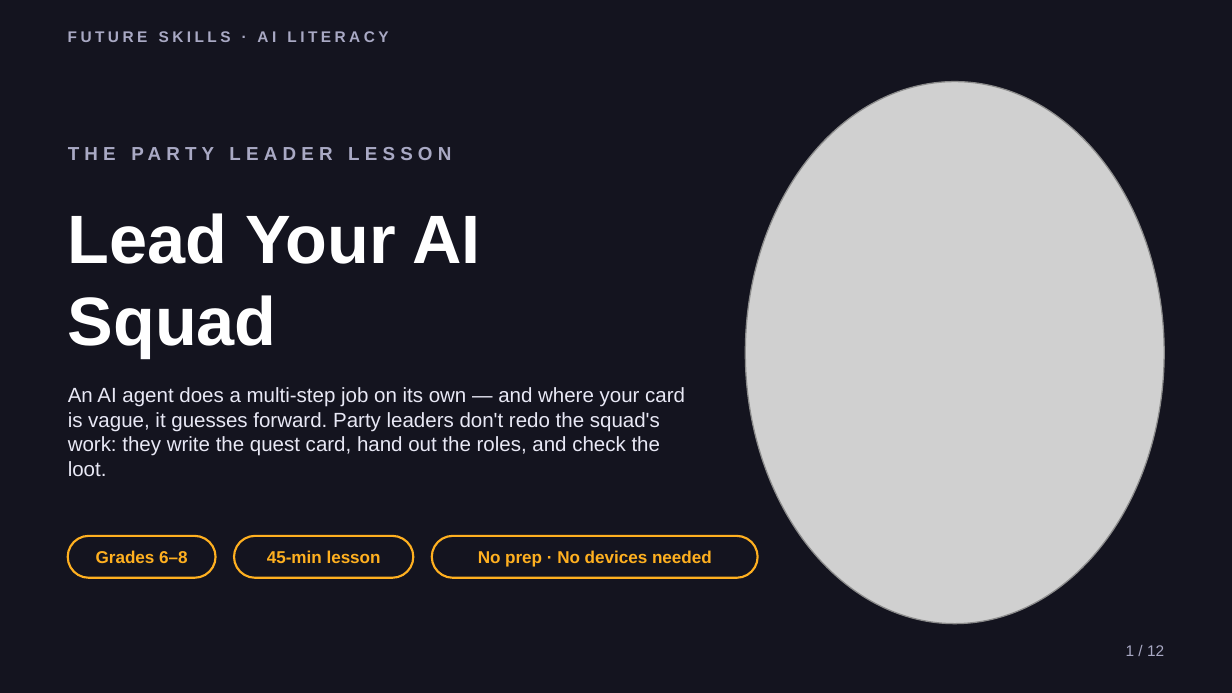
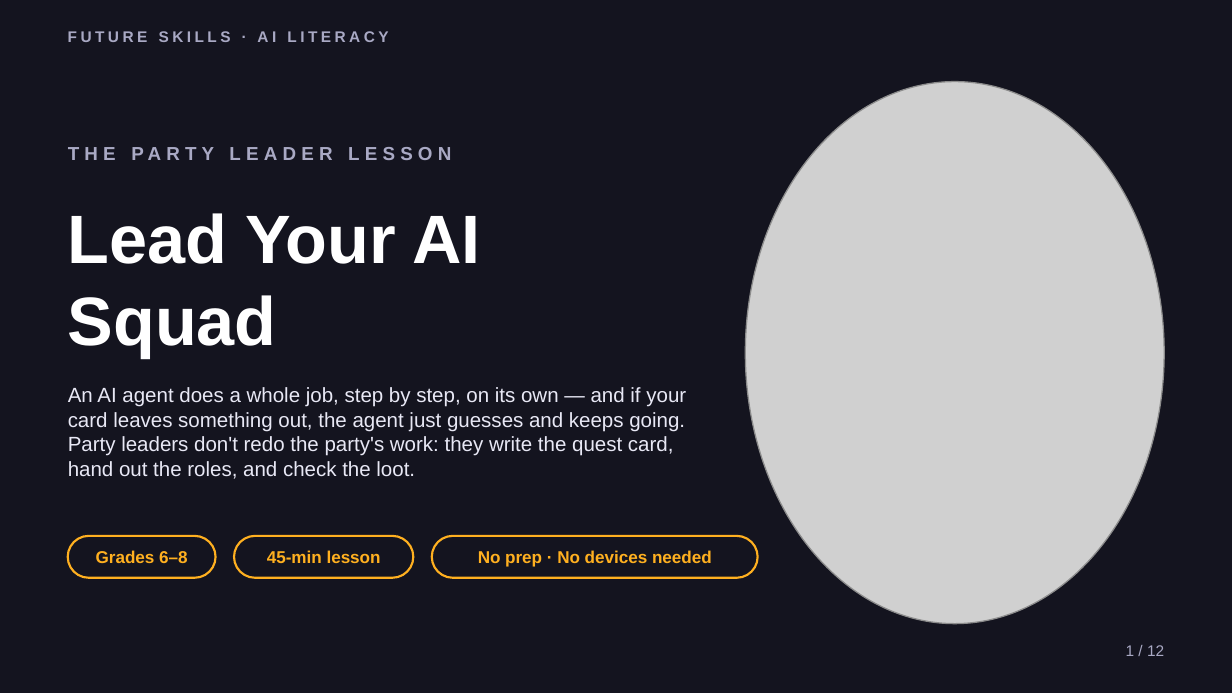
Before and after one commit to phiunit/tptphi, a slide deck: slide 1 of products/ai-agent-intern/dist/Lead Your AI Squad - Slides.pptx. Drawn at 1232x693 pixels with LibreOffice and Linux fonts; fonts in the diff are those of the drawing; grey boxes stand for pictures. Boxes give left, top, right and bottom in pixels: in the first picture for what was removed or moved away, otherwise in the second. Text is boxed around its words. In the diff, an @@ line names an element or a change of style, - is before the commit and + after.

```diff
--- a/products/ai-agent-intern/dist/Lead Your AI Squad - Slides.pptx
+++ b/products/ai-agent-intern/dist/Lead Your AI Squad - Slides.pptx
@@ text at (x1=68, y1=387, x2=686, y2=479): text changed @@
-An AI agent does a multi-step job on its own — and where your card is vague, it guesses forward. Party leaders don't redo the squad's work: they write the quest card, hand out the roles, and check the loot.
+An AI agent does a whole job, step by step, on its own — and if your card leaves something out, the agent just guesses and keeps going. Party leaders don't redo the party's work: they write the quest card, hand out the roles, and check the loot.
```
Also in this commit, not shown: 6 other slides changed, 54 other files.
